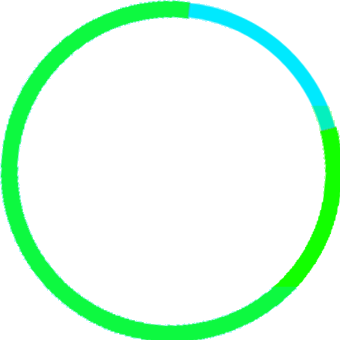
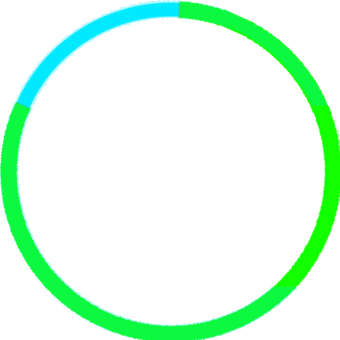
Layered file, before and after one edit (340px x 340px). Changes by layer:
hid "レイヤー 7" over (0, 0, 340, 340)
showed "レイヤー 1" over (0, 0, 340, 340)
